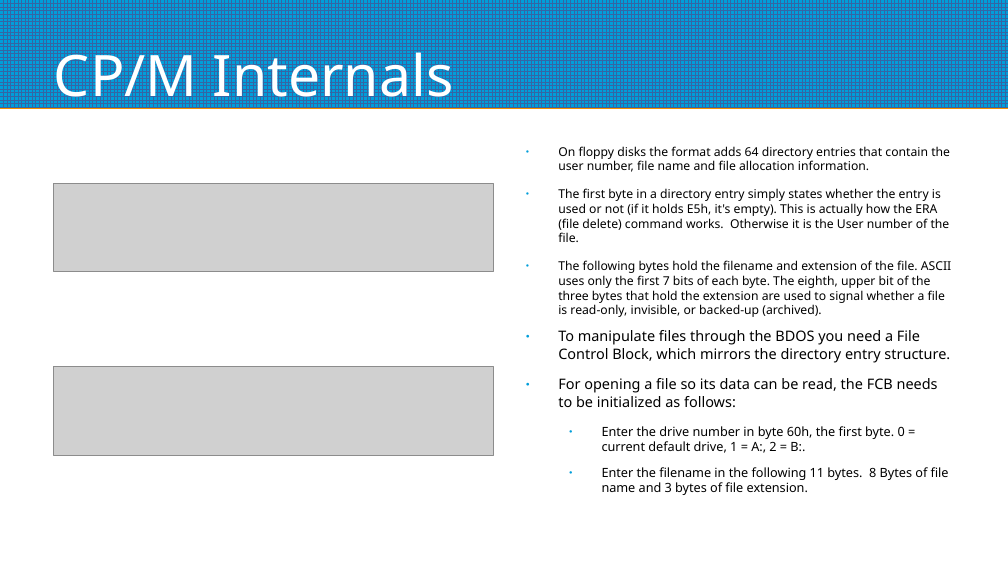
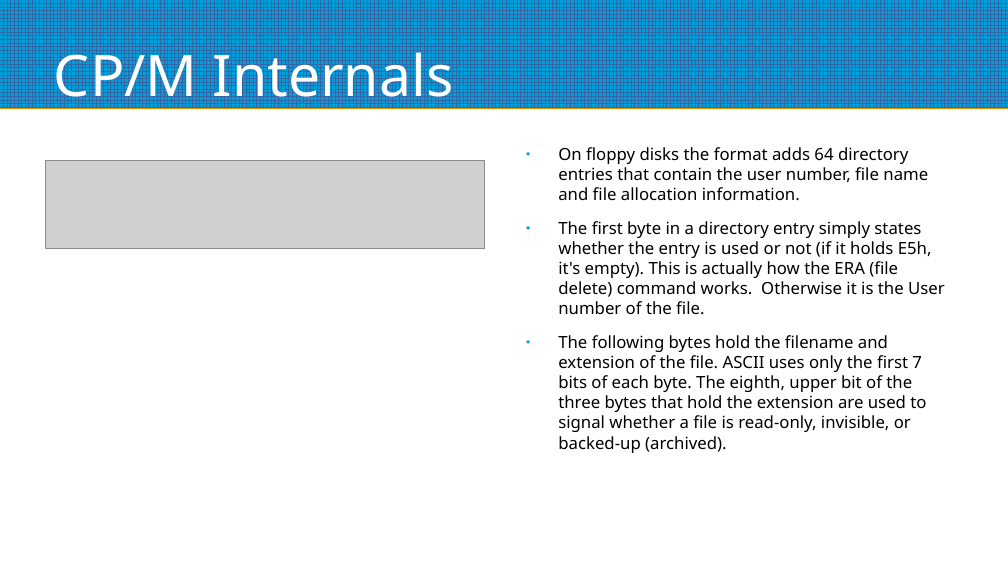
Before and after one commit to mggates39/Programming-With-CPM, a slide deck: slide 32 of CPM_Programming_Slides.odp (slide 31 before the commit). Drawn at 1008x567 pixels with LibreOffice and Linux fonts; fonts in the diff are those of the drawing; grey boxes stand for pictures. Boxes give left, top, right and bottom in pixels: in the first picture for what was removed or moved away, otherwise in the second. Text is boxed around its words. In the diff, an @@ line names an element or a change of style, - is before the commit and + after.

```diff
--- a/CPM_Programming_Slides.odp
+++ b/CPM_Programming_Slides.odp
@@ text "On floppy disks the format ..." at [558,147,945,453]: size 9.6 to 13.2 pt @@
@@ picture: place and size @@
-picture at [54,184,493,273]
+picture at [46,160,485,249]
@@ text removed at [558,330,950,495] @@
-● To manipulate files through the BDOS you need a File Control Block, which mirrors the directory entry structure.
-● For opening a file so its data can be read, the FCB needs to be initialized as follows:
-  ● Enter the drive number in byte 60h, the first byte. 0 = current default drive, 1 = A:, 2 = B:.
-  ● Enter the filename in the following 11 bytes. 8 Bytes of file name and 3 bytes of file extension.
@@ picture removed at [54,367,493,456] @@
```
Also in this commit, not shown: 11 other slides changed, 7 slides added, 2 other files.
